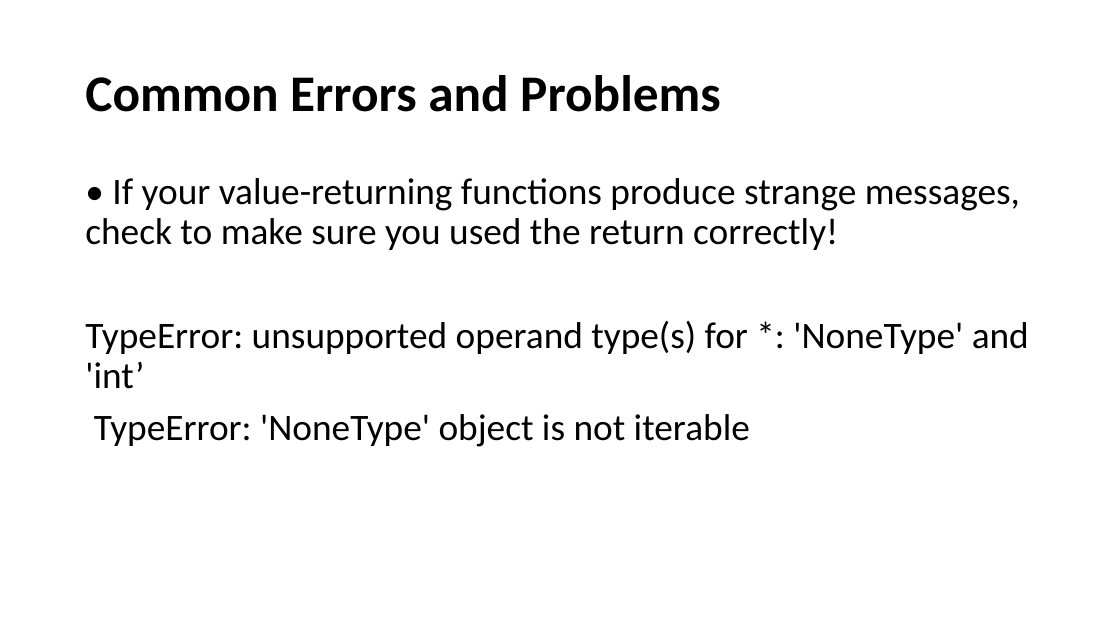
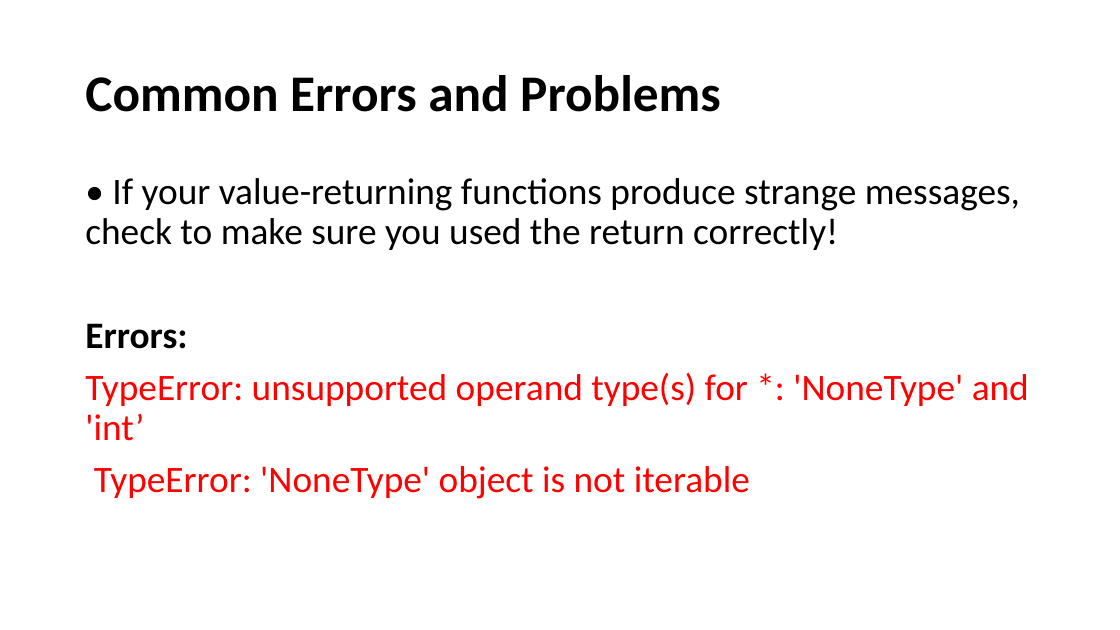
Before and after one commit to HKohin/Python-for-Upward-Bound-Program, a slide deck: slide 19 of PYTHON_11_Functions Part 2.pptx (slide 20 before the commit). Drawn at 1120x630 pixels with LibreOffice and Linux fonts; fonts in the diff are those of the drawing. Boxes give left, top, right and bottom in pixels: in the first picture for what was removed or moved away, otherwise in the second. Text is boxed around its words. In the diff, an @@ line names an element or a change of style, - is before the commit and + after.

```diff
--- a/PYTHON_11_Functions Part 2.pptx
+++ b/PYTHON_11_Functions Part 2.pptx
@@ text at <box>85,323,187,349</box>: paragraph added @@
+Errors:
@@ text at <box>85,373,1029,499</box>: text colour #000000 to #FF0000 in "TypeError: unsupported operand type(s) for *: 'NoneType' ...", "TypeError: 'NoneType' object is not iterable" @@
```
Also in this commit, not shown: 4 other slides changed, 1 slide removed.
